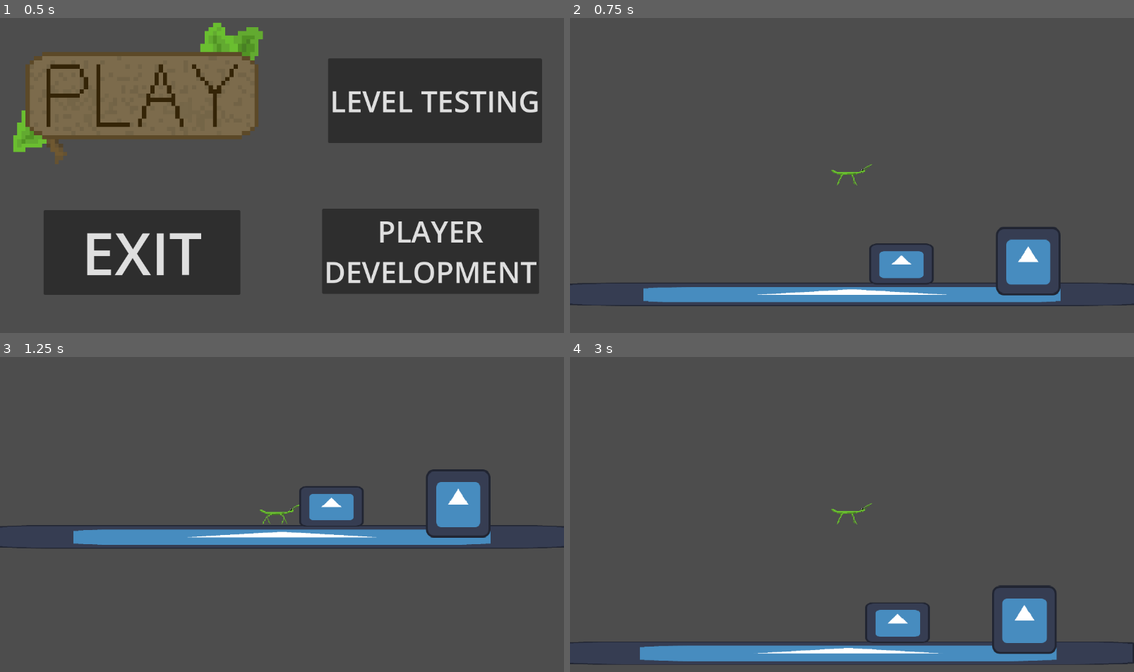
Above: before the commit, frames 1-4 (two rows, left to right).
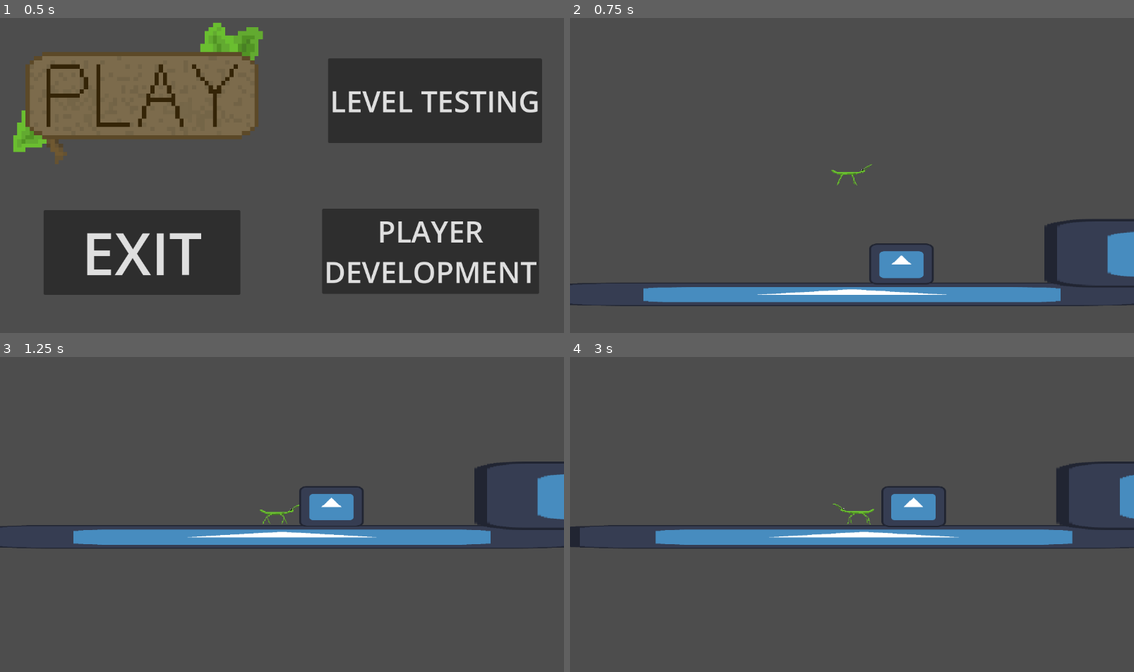
Above: after the commit, the same moments.

Repository: NinjaLD/stickySituation
Game: Godot game, scene res://scenes/startMenu.tscn
The game is run twice, just before and just after one commit, with the same random seed, the same clock (stepped at 60 frames per second) and the same inputs. The engine's default icon, where the game draws it, is replaced by a stand-in: a white triangle on a blue panel in a dark square.
Inputs:
- Up to frame 1 (0.5 s): no input
- Up to frame 2 (0.75 s): click "PLAYER DEVELOPMENT" at 0.5 s
- Up to frame 3 (1.25 s): no input
- Up to frame 4 (3 s): hold Space (jump) 1.28-2.03 s; hold D (moveRight) 1.28-2.78 s; tap Space (jump) at 2.1, 2.27, 2.57 s; hold A (moveLeft) from 2.78 s (still down); hold Space (jump) from 2.78 s (still down)

Frame 1 is identical in both runs. In frame 2, 2.7% of the frame differs, in the area x 75-100%, y 63-89%; in frame 3, 2.8%; in frame 4, 12%, in the area x 0-100%, y 33-98%.

Commit message:
player move and stuff

Diff:
--- a/sticky-situation/scenes/playerDevelopment.tscn
+++ b/sticky-situation/scenes/playerDevelopment.tscn
@@ -34,8 +34,8 @@
 texture = ExtResource("1_40edo")
 
 [node name="Platform3" type="StaticBody2D" parent="Level" unique_id=506103300]
-position = Vector2(360, 200)
-scale = Vector2(1.0320015, 1.0910002)
+position = Vector2(807, 184)
+scale = Vector2(6.4720025, 1.0910002)
 
 [node name="CollisionShape2D" type="CollisionShape2D" parent="Level/Platform3" unique_id=1990917274]
 scale = Vector2(6.41, 6.41)
@@ -46,3 +46,7 @@
 texture = ExtResource("1_40edo")
 
 [node name="CharacterBody2D" parent="." unique_id=1909432878 instance=ExtResource("2_40edo")]
+walkAccel = 25
+decceleration = 20
+jumpVelBoostY = Vector2(400, 650)
+jumpVelBoostX = Vector2(250, 500)
--- a/sticky-situation/scripts/playerScript.gd
+++ b/sticky-situation/scripts/playerScript.gd
@@ -6,10 +6,11 @@
 @export var walkSpeed : int
 @export var decceleration : int
 #@export var jumpVelocity : Vector2
-@export var minVerticalVelocity : int
-@export var maxVerticalVelocity : int
+@export var jumpChargeRate : int
+@export var jumpVelBoostY : Vector2
+@export var jumpVelBoostX : Vector2
 
-var potentialVelocity : int
+var potentialVelocity : float
 
 # Called when the node enters the scene tree for the first time.
 func _ready() -> void:
@@ -55,14 +56,14 @@
 #Wanting to add velocityDir to be part of the function so we can check for direction for horizontal boost
 func Jump() -> void:
 	if Input.is_action_pressed("jump") and is_on_floor():
-		#Charges the players' potential velocity every tick by 10
-		potentialVelocity += 10
+		potentialVelocity = minf(potentialVelocity + 0.01, 1)
 	if Input.is_action_just_released("jump") and is_on_floor():
-		#Set a maxVerticalVelocity to stop the player from jumping insanely high (is set as a var)
-		#This is the min vertical velocity + the potentialVelocity (charge) which goes up to at most the max velocity
-		velocity.y = maxf(-(minVerticalVelocity + potentialVelocity), -maxVerticalVelocity)
+		#velocity.y = maxf(-(jumpVelBoostY.x + potentialVelocity), -jumpVelBoostY.y)
+		#velocity.x += minf((jumpVelBoostX.x + potentialVelocity), jumpVelBoostX.y) * GetVelocityDir()
+		velocity.y = -(jumpVelBoostY.x + (jumpVelBoostY.y - jumpVelBoostY.x) * potentialVelocity)
+		velocity.x += (jumpVelBoostX.x + (jumpVelBoostX.y - jumpVelBoostX.x) * potentialVelocity) * GetVelocityDir()
+
 		potentialVelocity = 0
-		velocity.x += 200 * GetVelocityDir()
 
 #Plays character animations relative to what they are doing
 func Animation() -> void:
